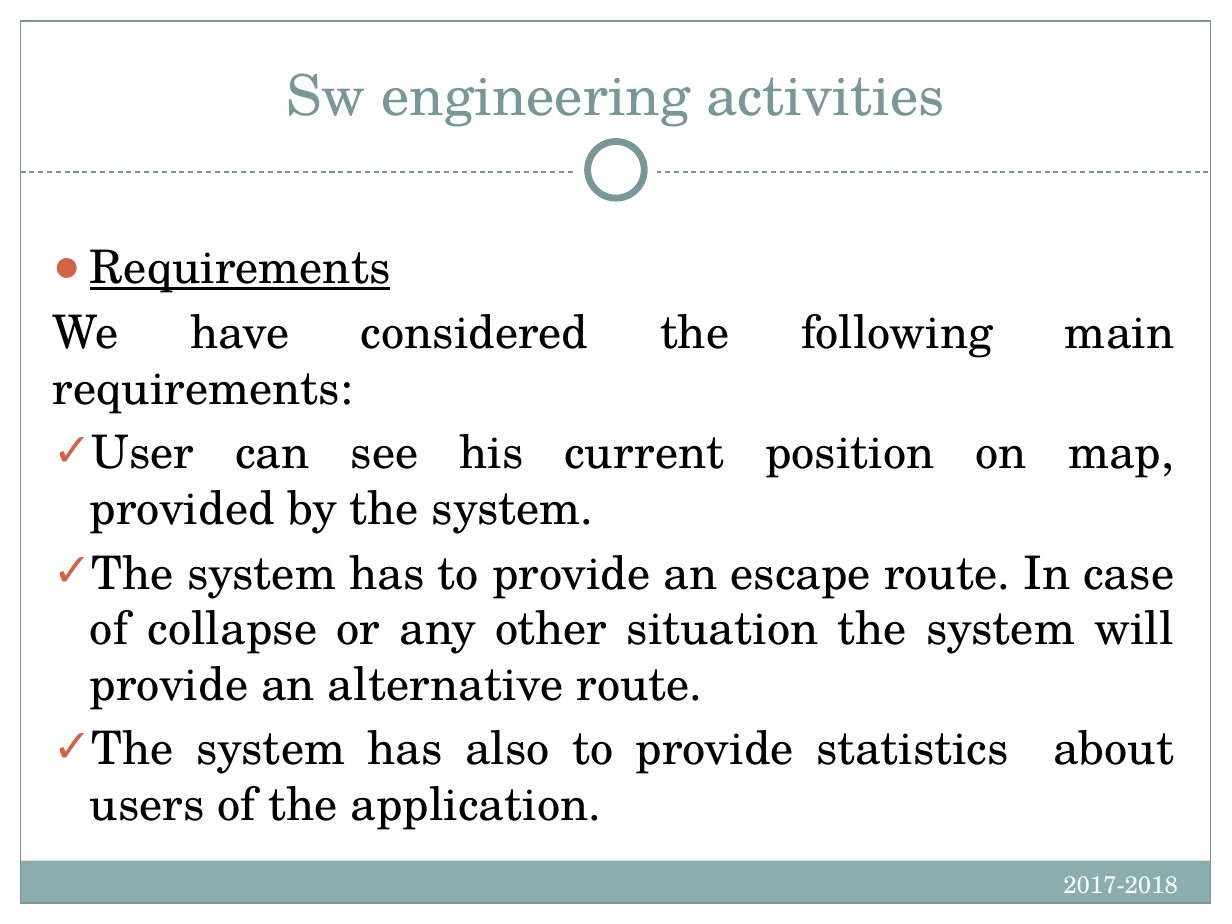
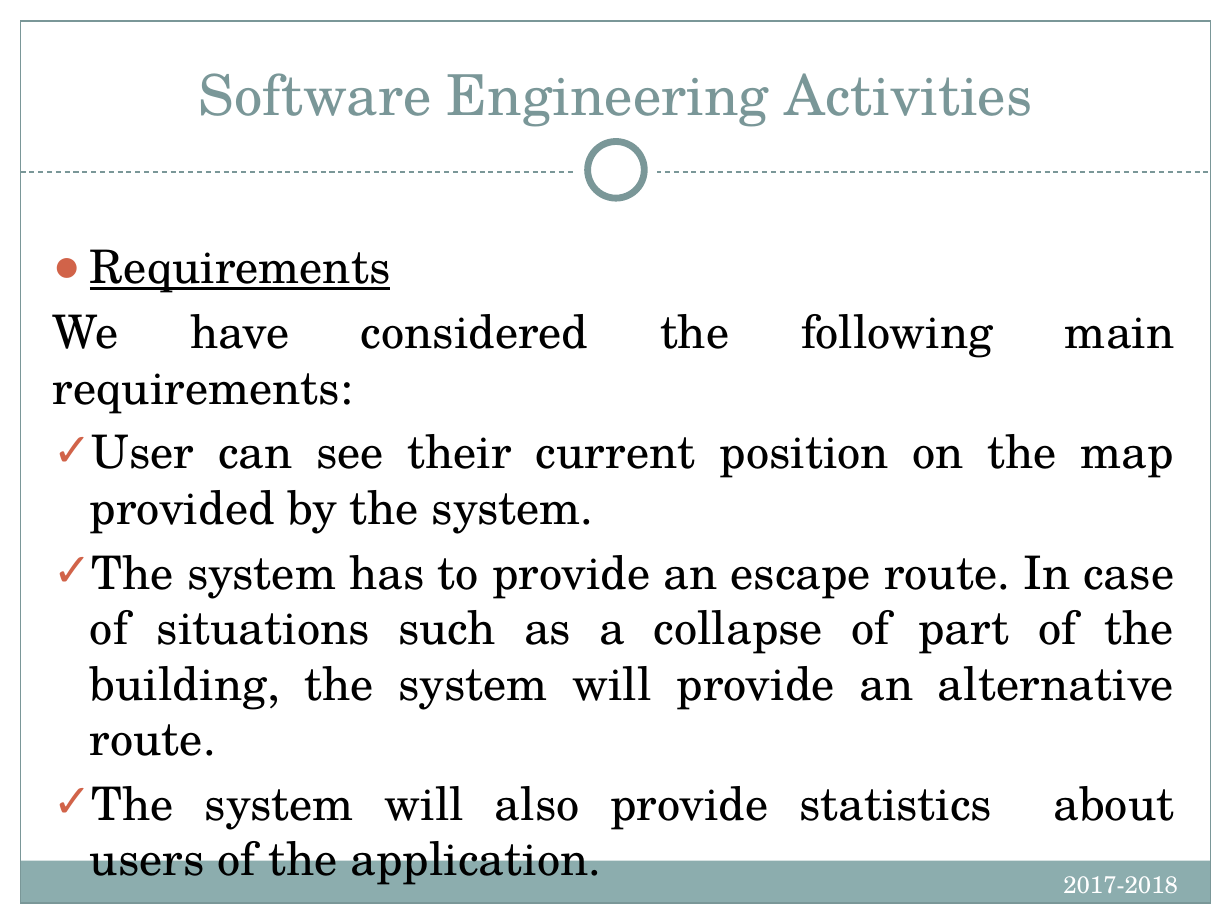
Before and after one commit to kacper97/Escaper, a slide deck: slide 6 of Presentation/IntroSWEng.FinalPresentationTemplate.pptx. Drawn at 1232x924 pixels with LibreOffice and Linux fonts; fonts in the diff are those of the drawing. Boxes give left, top, right and bottom in pixels: in the first picture for what was removed or moved away, otherwise in the second. Text is boxed around its words. In the diff, an @@ line names an element or a change of style, - is before the commit and + after.

```diff
--- a/Presentation/IntroSWEng.FinalPresentationTemplate.pptx
+++ b/Presentation/IntroSWEng.FinalPresentationTemplate.pptx
@@ title at [198,73,1033,127]: text changed @@
-Sw engineering activities
+Software Engineering Activities
@@ text at [90,434,1175,885]: text changed @@
-✓ User can see his current position on map, provided by the system.
-✓ The system has to provide an escape route. In case of collapse or any other situation the system will provide an alternative route.
-✓ The system has also to provide statistics about users of the application.
+✓ User can see their current position on the map provided by the system.
+✓ The system has to provide an escape route. In case of situations such as a collapse of part of the building, the system will provide an alternative route.
+✓ The system will also provide statistics about users of the application.
```
Also in this commit, not shown: 15 other slides changed.
